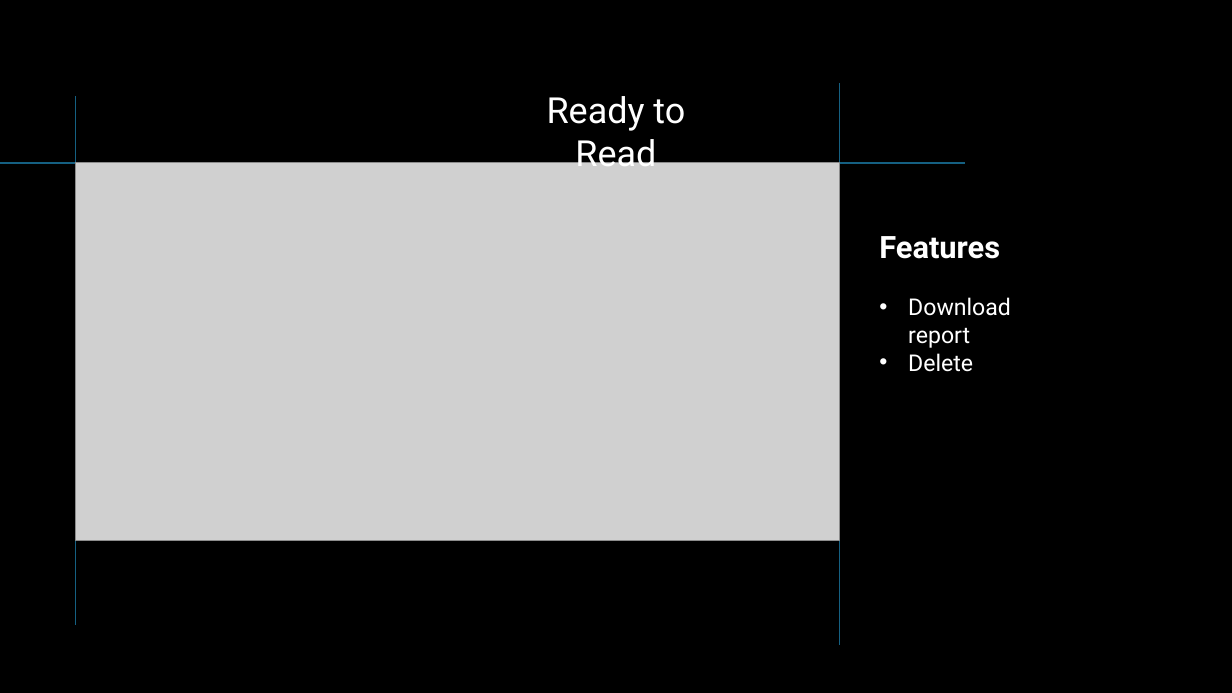
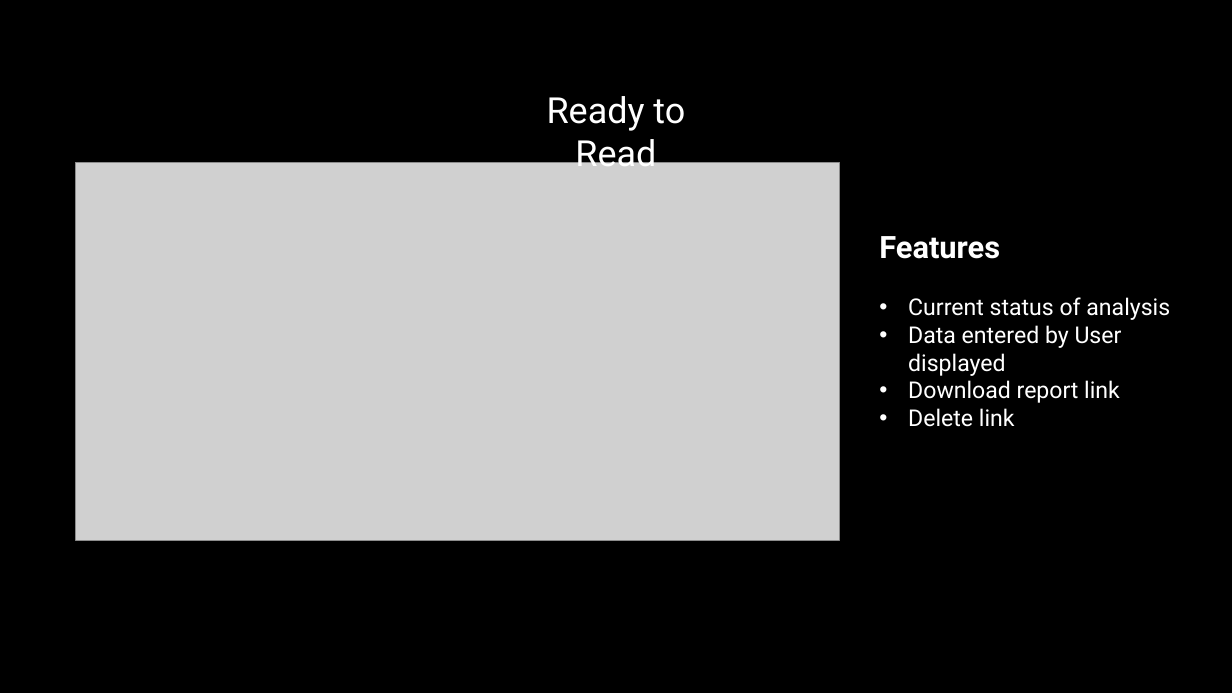
Before and after one commit to michaelgeiser/kiro-agentcore-app, a slide deck: slide 6 of documentation/Presentation Coach - Kiro implementation_2.pptx. Drawn at 1232x693 pixels with LibreOffice and Linux fonts; fonts in the diff are those of the drawing; grey boxes stand for pictures. Boxes give left, top, right and bottom in pixels: in the first picture for what was removed or moved away, otherwise in the second. Text is boxed around its words. In the diff, an @@ line names an element or a change of style, - is before the commit and + after.

Commit message:
Report: updated report

```diff
--- a/documentation/Presentation Coach - Kiro implementation_2.pptx
+++ b/documentation/Presentation Coach - Kiro implementation_2.pptx
@@ line removed from (840, 83) to (840, 645) @@
@@ line removed from (76, 96) to (76, 625) @@
@@ line removed from (0, 163) to (966, 163) @@
@@ text at box(908, 297, 1170, 427): text changed @@
-• Download report
-• Delete
+• Current status of analysis
+• Data entered by User displayed
+• Download report link
+• Delete link
```
Also in this commit, not shown: 2 other slides changed, 6 slides added, 9 other files.
